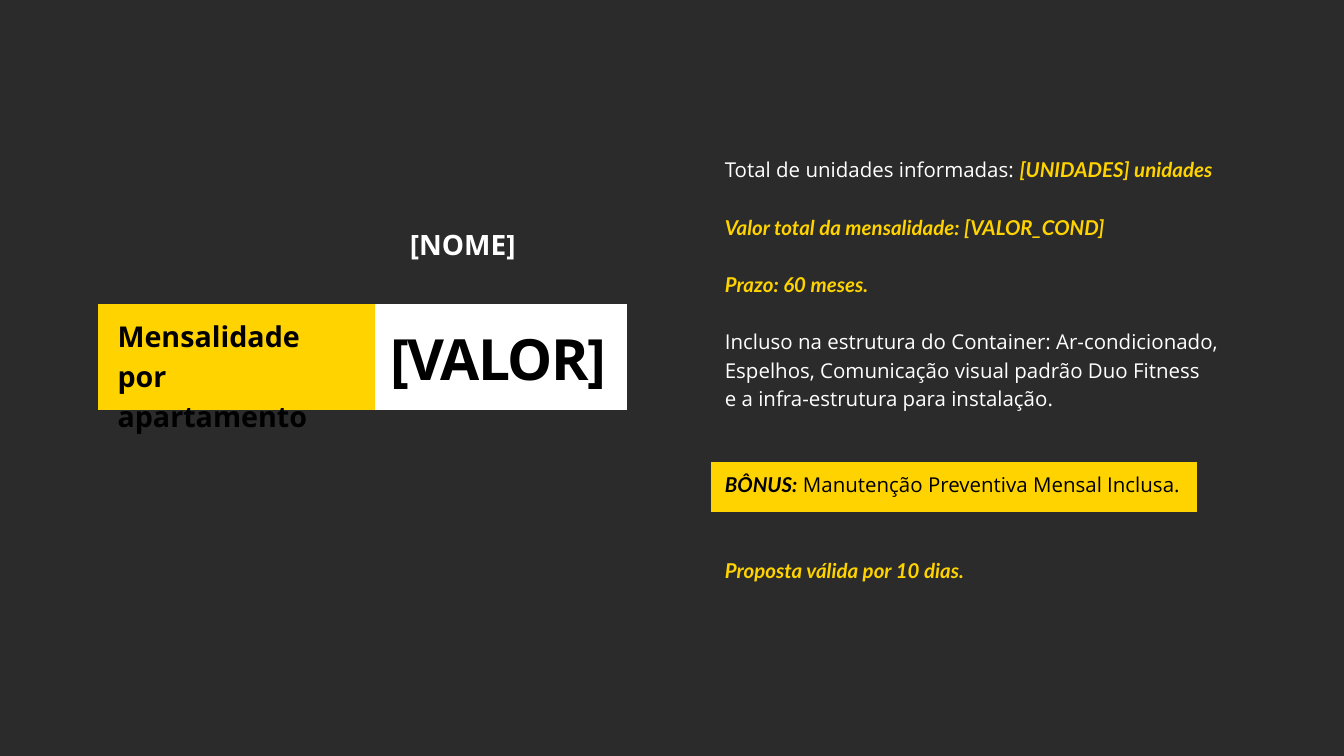
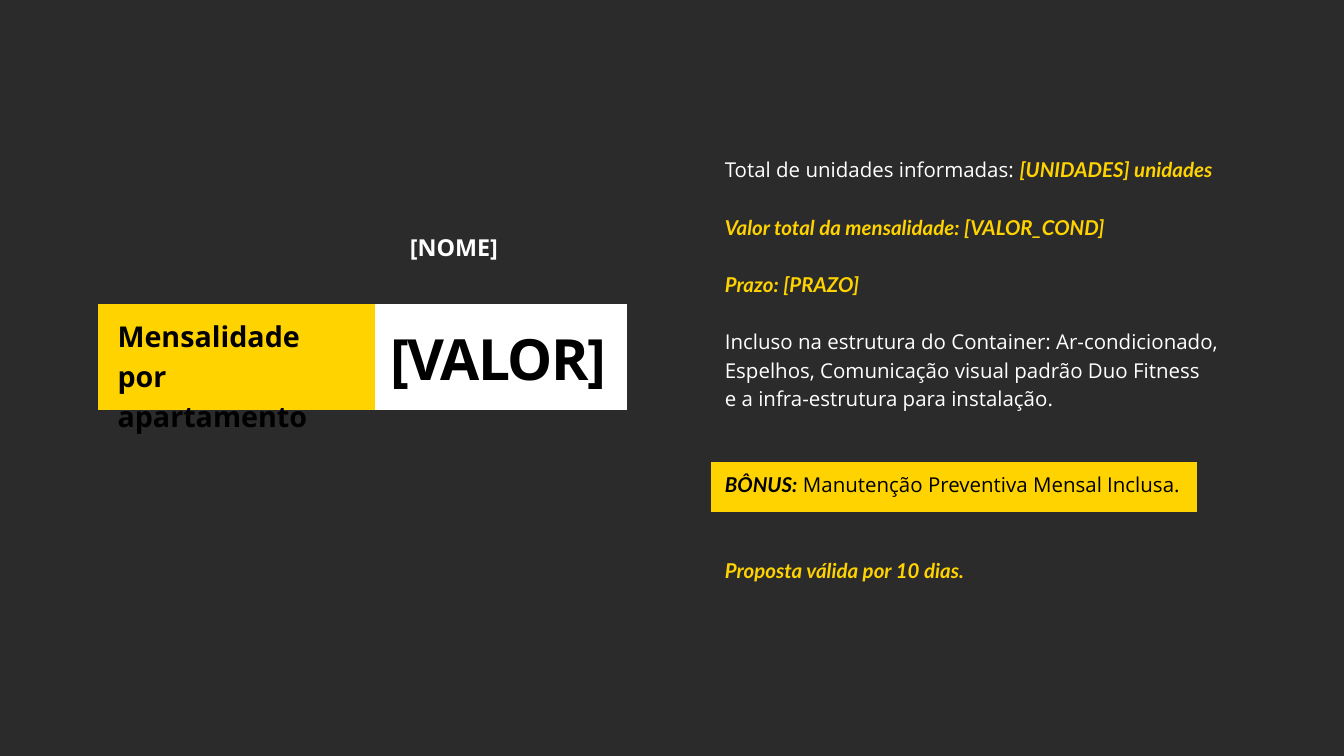
Before and after one commit to agencialumno/simulador_duofitness, a slide deck: slide 35 of templates/prime.pptx. Drawn at 1344x756 pixels with LibreOffice and Linux fonts; fonts in the diff are those of the drawing; background and template pictures are left out; a plain dark background stands for a picture behind light text. Boxes give left, top, right and bottom in pixels: in the first picture for what was removed or moved away, otherwise in the second. Text is boxed around its words. In the diff, an @@ line names an element or a change of style, - is before the commit and + after.

Commit message:
Correção nos templates e adição do placeholder PRAZO

```diff
--- a/templates/prime.pptx
+++ b/templates/prime.pptx
@@ text "[NOME]" at (410,239,498,260): size 30 to 25 pt @@
@@ text at (725,276,859,295): text changed @@
-Prazo: 60 meses.
+Prazo: [PRAZO]
```
Also in this commit, not shown: 1 other slide changed, 5 other files.
